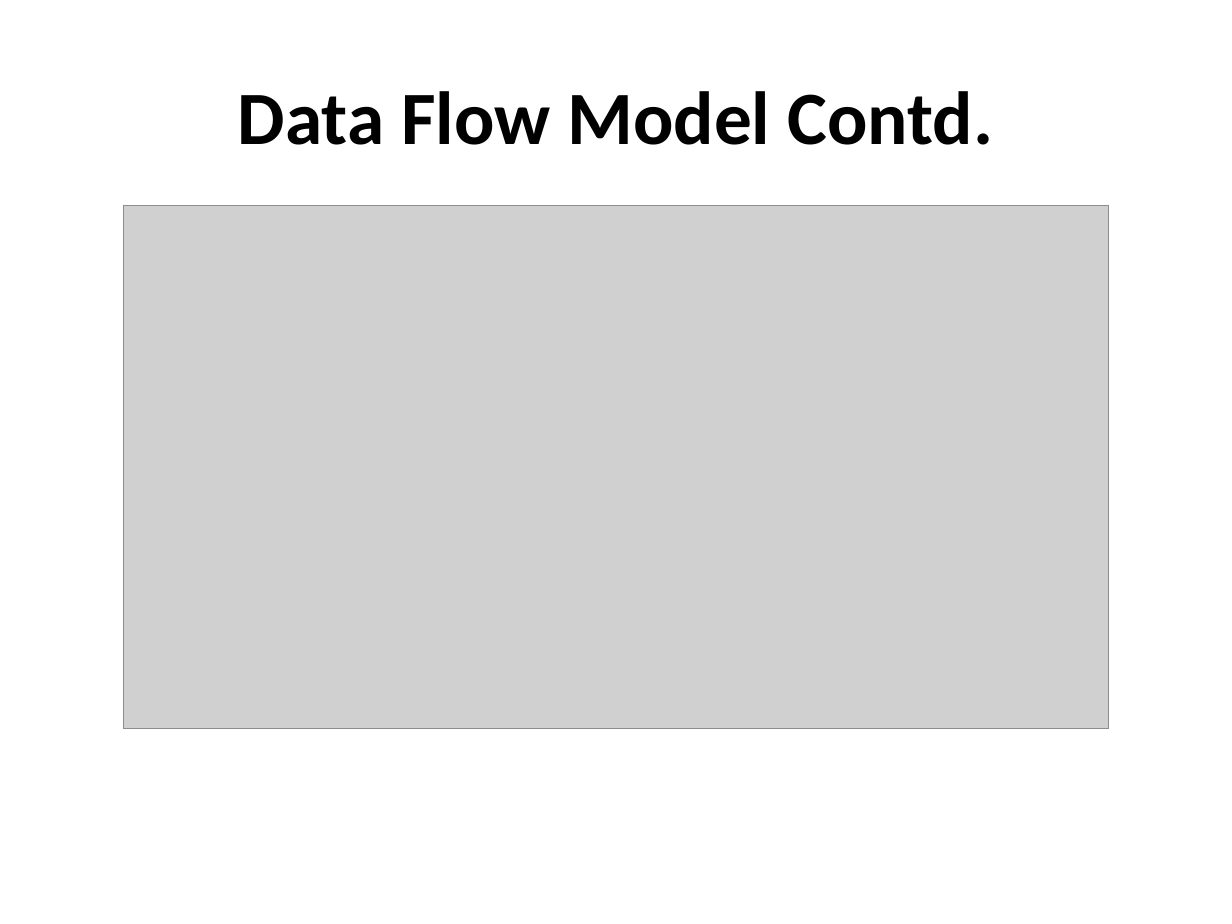
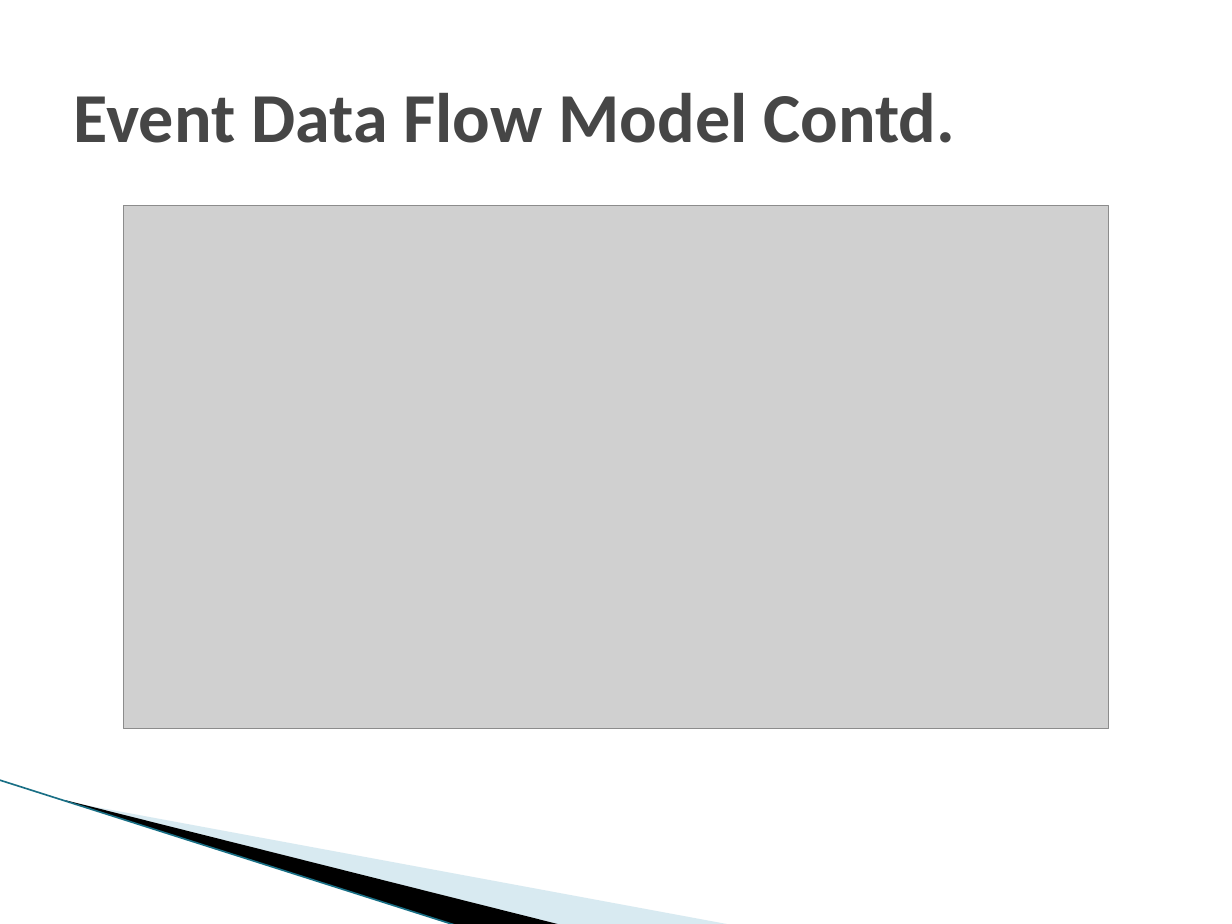
Before and after one commit to vinilkumar/CS5590VC, a slide deck: slide 6 of Midterm files/Apache Flume.pptx (slide 5 before the commit). Drawn at 1232x924 pixels with LibreOffice and Linux fonts; fonts in the diff are those of the drawing; grey boxes stand for pictures; background and template pictures are left out. Boxes give left, top, right and bottom in pixels: in the first picture for what was removed or moved away, otherwise in the second. Text is boxed around its words. In the diff, an @@ line names an element or a change of style, - is before the commit and + after.

```diff
--- a/Midterm files/Apache Flume.pptx
+++ b/Midterm files/Apache Flume.pptx
@@ title at (74, 93, 956, 143): text changed; size 44 to 41 pt; text colour #000000 to #464646 @@
-Data Flow Model Contd.
+Event Data Flow Model Contd.
@@ line added from (0, 780) to (457, 924), #97C5D8 0.95 pt @@
@@ freeform shape added at (65, 800, 563, 924), fill #000000 @@
@@ freeform shape added at (68, 801, 733, 924), fill #A0CBDC at 40% opacity @@
```
Also in this commit, not shown: 10 other slides changed, 3 slides added.
